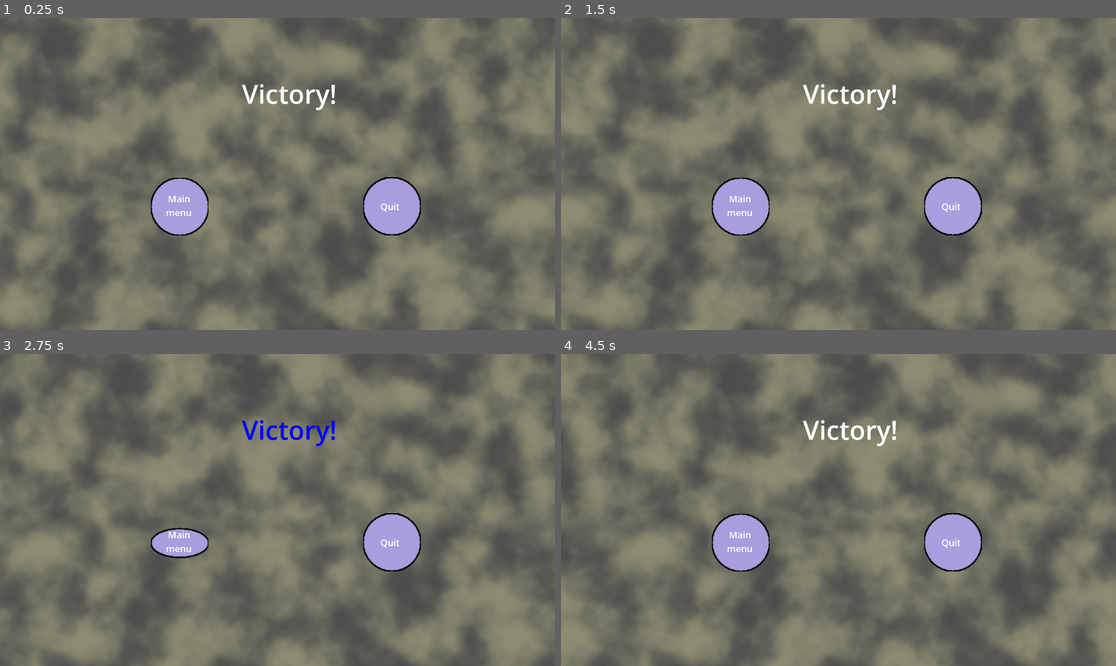
Above: before the commit, frames 1-4 (two rows, left to right).
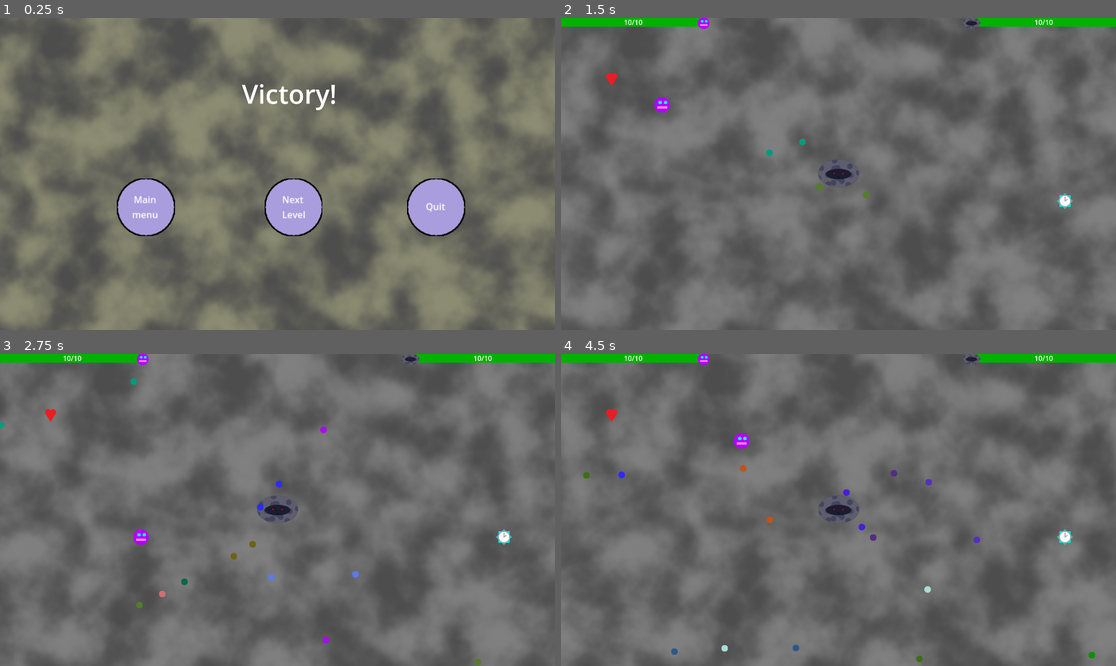
Above: after the commit, the same moments.

Repository: Antoine-Lagache/GameJam_2025
Game: Godot game, scene res://scene/victory.tscn
Same seed, same stepped clock (60 frames per second), same inputs: the game is played once before the commit and once after it. This scene is started directly instead of the project's main scene.
Inputs (mouse positions are in pixels of both pictures, inside the frame that each line leads up to):
- Up to frame 1 (0.25 s): no input
- Up to frame 2 (1.5 s): click (855, 208) at 0.5 s, where only the run after the commit has a clickable "Next Level"; move the mouse to (960, 158) at 1.27 s; hold Right (right) from 1.28 s (still down); hold Shift from 1.28 s (still down)
- Up to frame 3 (2.75 s): move the mouse to (166, 525) at 2.02 s; release Right (right) at 2.03 s; release Shift at 2.03 s; hold Down (down) from 2.03 s (still down); tap Shift at 2.1 s
- Up to frame 4 (4.5 s): move the mouse to (894, 441) at 2.77 s; release Down (down) at 2.78 s; hold Right (right) 2.78-3.53 s; hold Shift 2.78-3.53 s; move the mouse to (810, 572) at 3.52 s; hold Up (up) 3.53-4.28 s; tap Shift at 3.6 s; move the mouse to (1005, 556) at 4.27 s; hold Left (left) from 4.28 s (still down); hold Shift from 4.28 s (still down)

The runs differ from the first frame. In frame 1, 6.7% of the frame differs, in the area x 21-84%, y 51-70%; in frame 2, 24%; in frame 3, 23%; in frame 4, 24%, in the area x 0-100%, y 0-100%.

Commit message:
Added next level button to victory panel

Diff:
--- a/gamejame/scene/victory.tscn
+++ b/gamejame/scene/victory.tscn
@@ -61,41 +61,54 @@
 
 [node name="MainMenuButton" parent="Panel" instance=ExtResource("4_2g0ok")]
 layout_mode = 0
-offset_left = 522.0
-offset_top = 553.0
-offset_right = 622.0
-offset_bottom = 653.0
+offset_left = 405.0
+offset_top = 555.0
+offset_right = 505.0
+offset_bottom = 655.0
 scale = Vector2(2, 2)
 
-[node name="Label" type="Label" parent="Panel/MainMenuButton"]
+[node name="MainMenuLabel" type="Label" parent="Panel/MainMenuButton"]
 layout_mode = 0
-offset_left = 11.5
-offset_top = 24.5
-offset_right = 158.5
-offset_bottom = 127.5
-scale = Vector2(0.5, 0.5)
-theme_override_font_sizes/font_size = 32
+offset_left = 20.0
+offset_top = 25.0
+offset_right = 78.0
+offset_bottom = 79.0
 text = "Main
 menu"
 horizontal_alignment = 1
 
 [node name="QuitButton" parent="Panel" instance=ExtResource("4_2g0ok")]
 layout_mode = 0
-offset_left = 1256.0
-offset_top = 552.0
-offset_right = 1356.0
-offset_bottom = 652.0
+offset_left = 1409.0
+offset_top = 555.0
+offset_right = 1509.0
+offset_bottom = 655.0
 scale = Vector2(2, 2)
 
-[node name="Label2" type="Label" parent="Panel/QuitButton"]
+[node name="QuitLabel" type="Label" parent="Panel/QuitButton"]
+layout_mode = 0
+offset_left = 31.5
+offset_top = 36.5
+offset_right = 98.5
+offset_bottom = 81.5
+text = "Quit"
+
+[node name="NextLevelButton" parent="Panel" instance=ExtResource("4_2g0ok")]
+layout_mode = 0
+offset_left = 916.0
+offset_top = 555.0
+offset_right = 1016.0
+offset_bottom = 655.0
+scale = Vector2(2, 2)
+
+[node name="NextLevelLabel" type="Label" parent="Panel/NextLevelButton"]
 layout_mode = 0
 offset_left = 30.0
-offset_top = 39.0
-offset_right = 97.0
-offset_bottom = 84.0
-scale = Vector2(0.5, 0.5)
-theme_override_font_sizes/font_size = 32
-text = "Quit"
+offset_top = 24.5
+offset_right = 82.0
+offset_bottom = 73.5
+text = "Next
+Level"
 
 [node name="VictorySound" type="AudioStreamPlayer2D" parent="."]
 stream = ExtResource("3_qf7ln")
@@ -107,4 +120,5 @@
 
 [connection signal="pressed" from="Panel/MainMenuButton" to="." method="_on_main_menu_button_pressed"]
 [connection signal="pressed" from="Panel/QuitButton" to="." method="_on_quit_button_pressed"]
+[connection signal="pressed" from="Panel/NextLevelButton" to="." method="_on_next_level_button_pressed"]
 [connection signal="timeout" from="VictoryTitleTimer" to="." method="_on_victory_title_timer_timeout"]
--- a/gamejame/script/victory.gd
+++ b/gamejame/script/victory.gd
@@ -21,3 +21,9 @@
 		title.set("theme_override_colors/font_color", Color.WHITE)
 	else:
 		title.set("theme_override_colors/font_color", Color.BLUE)
+
+
+
+func _on_next_level_button_pressed() -> void:
+	Global.niveau += 1
+	get_tree().change_scene_to_file("res://scene/main.tscn")
